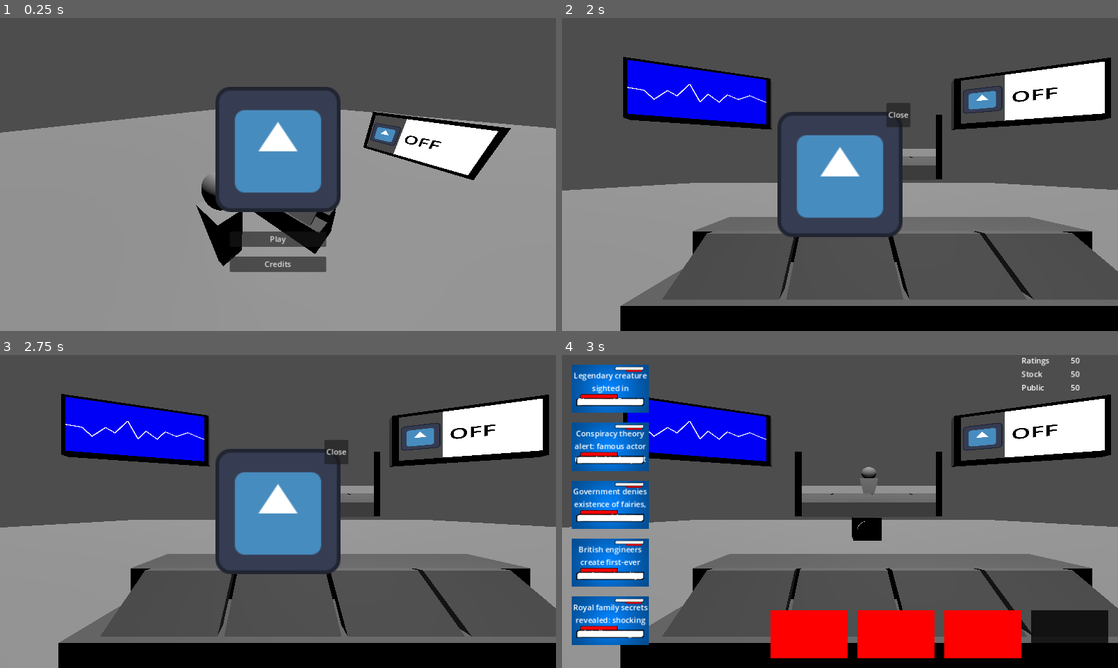
Above: before the commit, frames 1-4 (two rows, left to right).
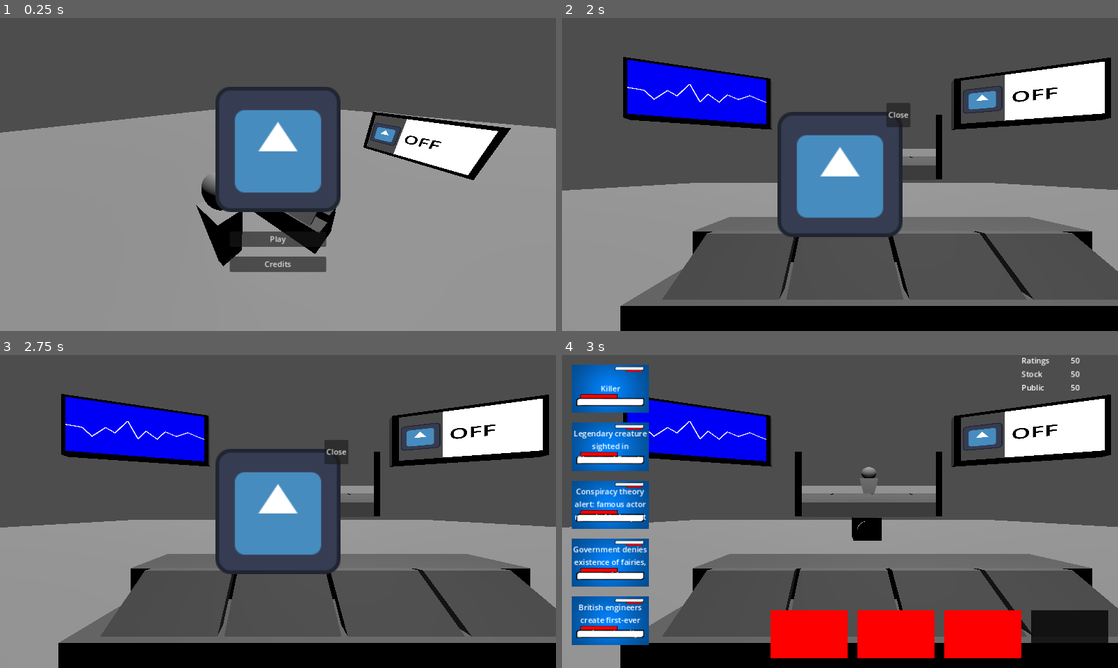
Above: after the commit, the same moments.

Repository: ZeAntwan/LD53
Game: Godot game, scene res://scenes/game.tscn
Same seed, same stepped clock (60 frames per second), same inputs: the game is played once before the commit and once after it. The engine's default icon, where the game draws it, is replaced by a stand-in: a white triangle on a blue panel in a dark square.
Inputs (mouse positions are in pixels of both pictures, inside the frame that each line leads up to):
- Up to frame 1 (0.25 s): no input
- Up to frame 2 (2 s): click "Play" at 0.5 s; move the mouse to (962, 158) at 1.27 s; click (962, 158) at 1.35 s; tap Space (ui_select) at 1.52, 1.55, 1.82 s
- Up to frame 3 (2.75 s): move the mouse to (166, 527) at 2.02 s; tap Space (ui_select) at 2.1, 2.27, 2.57 s; click (166, 527) at 2.3 s
- Up to frame 4 (3 s): tap Enter at 2.75 s; move the mouse to (895, 442) at 2.77 s; click (895, 442) at 2.85 s

Frames 1-3 are identical in both runs. In frame 4, 1.7% of the frame differs, in the area x 2-16%, y 5-91%.

Commit message:
Full game loop

Diff:
--- a/scenes/game.tscn
+++ b/scenes/game.tscn
@@ -1,9 +1,10 @@
-[gd_scene load_steps=6 format=3 uid="uid://cpogeahmvjydj"]
+[gd_scene load_steps=7 format=3 uid="uid://cpogeahmvjydj"]
 
 [ext_resource type="PackedScene" uid="uid://ilvnvx3a6bop" path="res://scenes/ui.tscn" id="1_ihu4b"]
 [ext_resource type="Script" path="res://scripts/game.gd" id="1_kbyar"]
 [ext_resource type="PackedScene" uid="uid://ci36nuskade4y" path="res://scenes/level.tscn" id="1_rfo83"]
 [ext_resource type="PackedScene" uid="uid://bfkuisbnwug2c" path="res://scenes/menu.tscn" id="2_eispj"]
+[ext_resource type="PackedScene" uid="uid://cpbkljjgg8dyt" path="res://scenes/game_over.tscn" id="3_3yo7q"]
 [ext_resource type="PackedScene" uid="uid://qtmpxangy4u" path="res://scenes/tutorial.tscn" id="3_cdsld"]
 
 [node name="Game" type="Node"]
@@ -15,6 +16,9 @@
 visible = false
 
 [node name="MainUi" parent="." instance=ExtResource("1_ihu4b")]
+visible = false
+
+[node name="GameOver" parent="." instance=ExtResource("3_3yo7q")]
 visible = false
 
 [node name="Level" parent="." instance=ExtResource("1_rfo83")]
--- /dev/null
+++ b/scenes/game_over.tscn
@@ -0,0 +1,167 @@
+[gd_scene load_steps=5 format=3 uid="uid://cpbkljjgg8dyt"]
+
+[ext_resource type="Script" path="res://scripts/game_over.gd" id="1_mfb0a"]
+[ext_resource type="Texture2D" uid="uid://fexvrhlf05si" path="res://icon.svg" id="1_t1in2"]
+
+[sub_resource type="Animation" id="Animation_00g2m"]
+resource_name = "gameover_anim"
+length = 5.0
+tracks/0/type = "value"
+tracks/0/imported = false
+tracks/0/enabled = true
+tracks/0/path = NodePath("Breaking:position")
+tracks/0/interp = 1
+tracks/0/loop_wrap = true
+tracks/0/keys = {
+"times": PackedFloat32Array(0, 0.3),
+"transitions": PackedFloat32Array(1, 1),
+"update": 0,
+"values": [Vector2(1737, 324.5), Vector2(578.5, 324.5)]
+}
+tracks/1/type = "value"
+tracks/1/imported = false
+tracks/1/enabled = true
+tracks/1/path = NodePath("Breaking:modulate")
+tracks/1/interp = 1
+tracks/1/loop_wrap = true
+tracks/1/keys = {
+"times": PackedFloat32Array(2, 3),
+"transitions": PackedFloat32Array(1, 1),
+"update": 0,
+"values": [Color(1, 1, 1, 1), Color(1, 1, 1, 0)]
+}
+tracks/2/type = "value"
+tracks/2/imported = false
+tracks/2/enabled = true
+tracks/2/path = NodePath("Control:modulate")
+tracks/2/interp = 1
+tracks/2/loop_wrap = true
+tracks/2/keys = {
+"times": PackedFloat32Array(0, 1, 2),
+"transitions": PackedFloat32Array(1, 1, 1),
+"update": 0,
+"values": [Color(1, 1, 1, 0), Color(1, 1, 1, 0), Color(1, 1, 1, 1)]
+}
+
+[sub_resource type="AnimationLibrary" id="AnimationLibrary_ydx0r"]
+_data = {
+"gameover_anim": SubResource("Animation_00g2m")
+}
+
+[node name="GameOver" type="Node2D"]
+z_index = 10
+script = ExtResource("1_mfb0a")
+
+[node name="ResultTimer" type="Timer" parent="."]
+one_shot = true
+
+[node name="BreakingTimer" type="Timer" parent="."]
+one_shot = true
+
+[node name="Control" type="Control" parent="."]
+modulate = Color(1, 1, 1, 0)
+layout_mode = 3
+anchors_preset = 15
+anchor_right = 1.0
+anchor_bottom = 1.0
+offset_right = 1152.0
+offset_bottom = 648.0
+grow_horizontal = 2
+grow_vertical = 2
+
+[node name="ColorRect" type="ColorRect" parent="Control"]
+layout_mode = 1
+anchors_preset = 2
+anchor_top = 1.0
+anchor_bottom = 1.0
+offset_top = -189.0
+offset_right = 660.0
+offset_bottom = 2.0
+grow_vertical = 0
+color = Color(1, 0, 0, 1)
+
+[node name="VBoxContainer" type="VBoxContainer" parent="Control/ColorRect"]
+layout_mode = 1
+anchors_preset = 15
+anchor_right = 1.0
+anchor_bottom = 1.0
+grow_horizontal = 2
+grow_vertical = 2
+
+[node name="Label" type="Label" parent="Control/ColorRect/VBoxContainer"]
+layout_mode = 2
+theme_override_font_sizes/font_size = 55
+text = "BREAKING NEWS"
+horizontal_alignment = 1
+vertical_alignment = 1
+
+[node name="Label2" type="Label" parent="Control/ColorRect/VBoxContainer"]
+layout_mode = 2
+size_flags_vertical = 6
+theme_override_font_sizes/font_size = 30
+text = "Placholder text"
+horizontal_alignment = 1
+vertical_alignment = 1
+autowrap_mode = 2
+
+[node name="ColorRect2" type="ColorRect" parent="Control"]
+custom_minimum_size = Vector2(500, 660)
+layout_mode = 1
+anchors_preset = 6
+anchor_left = 1.0
+anchor_top = 0.5
+anchor_right = 1.0
+anchor_bottom = 0.5
+grow_horizontal = 0
+grow_vertical = 2
+
+[node name="CenterContainer" type="CenterContainer" parent="Control/ColorRect2"]
+layout_mode = 1
+anchors_preset = 15
+anchor_right = 1.0
+anchor_bottom = 1.0
+grow_horizontal = 2
+grow_vertical = 2
+
+[node name="VBoxContainer" type="VBoxContainer" parent="Control/ColorRect2/CenterContainer"]
+layout_mode = 2
+
+[node name="Label" type="Label" parent="Control/ColorRect2/CenterContainer/VBoxContainer"]
+layout_mode = 2
+theme_override_colors/font_color = Color(0, 0, 0, 1)
+theme_override_font_sizes/font_size = 70
+text = "Score"
+horizontal_alignment = 1
+vertical_alignment = 1
+
+[node name="Label2" type="Label" parent="Control/ColorRect2/CenterContainer/VBoxContainer"]
+layout_mode = 2
+theme_override_colors/font_color = Color(0, 0, 0, 1)
+theme_override_font_sizes/font_size = 60
+text = "00000
+"
+horizontal_alignment = 1
+vertical_alignment = 1
+
+[node name="MarginContainer" type="MarginContainer" parent="Control/ColorRect2/CenterContainer/VBoxContainer"]
+layout_mode = 2
+theme_override_constants/margin_left = 30
+theme_override_constants/margin_top = 50
+theme_override_constants/margin_right = 30
+
+[node name="Button" type="Button" parent="Control/ColorRect2/CenterContainer/VBoxContainer/MarginContainer"]
+layout_mode = 2
+text = "Play again"
+
+[node name="Breaking" type="Sprite2D" parent="."]
+position = Vector2(1737, 324.5)
+scale = Vector2(8.99219, 5.07031)
+texture = ExtResource("1_t1in2")
+
+[node name="AnimationPlayer" type="AnimationPlayer" parent="."]
+libraries = {
+"": SubResource("AnimationLibrary_ydx0r")
+}
+
+[connection signal="visibility_changed" from="." to="." method="_on_visibility_changed"]
+[connection signal="pressed" from="Control/ColorRect2/CenterContainer/VBoxContainer/MarginContainer/Button" to="." method="_on_button_pressed"]
--- a/scenes/ui.tscn
+++ b/scenes/ui.tscn
@@ -1,10 +1,20 @@
-[gd_scene load_steps=6 format=3 uid="uid://ilvnvx3a6bop"]
+[gd_scene load_steps=9 format=3 uid="uid://ilvnvx3a6bop"]
 
 [ext_resource type="PackedScene" uid="uid://h1um88c2nc4y" path="res://scenes/ui/drop_zone.tscn" id="1_mi2bh"]
 [ext_resource type="Script" path="res://scripts/ui/NewsBar.gd" id="1_uop3o"]
+[ext_resource type="PackedScene" uid="uid://b5ktcs0j2auak" path="res://scenes/ui/news_item.tscn" id="2_lpb1i"]
 [ext_resource type="PackedScene" uid="uid://cj6qhtyh283tu" path="res://scenes/ui/live_zone.tscn" id="3_ghk45"]
+[ext_resource type="Script" path="res://scripts/ressources/Headline.gd" id="3_kb88l"]
 [ext_resource type="Script" path="res://scripts/ui/LiveBar.gd" id="5_3qfj8"]
 [ext_resource type="Script" path="res://scripts/debug/DebugUI.gd" id="6_kqe5e"]
+
+[sub_resource type="Resource" id="Resource_ay8bk"]
+script = ExtResource("3_kb88l")
+text = "Killer"
+stat_rating = -50.0
+stat_stock = 0.0
+stat_public = 0.0
+timer = 3.0
 
 [node name="MainUi" type="Control"]
 layout_mode = 3
@@ -40,6 +50,10 @@
 
 [node name="DropZone_1" parent="NewsBar/MarginContainer/VBoxContainer" groups=["drop_zone"] instance=ExtResource("1_mi2bh")]
 layout_mode = 2
+
+[node name="NewsItem" parent="NewsBar/MarginContainer/VBoxContainer/DropZone_1" instance=ExtResource("2_lpb1i")]
+layout_mode = 2
+headline = SubResource("Resource_ay8bk")
 
 [node name="DropZone_2" parent="NewsBar/MarginContainer/VBoxContainer" groups=["drop_zone"] instance=ExtResource("1_mi2bh")]
 layout_mode = 2
--- a/scenes/ui/news_item.tscn
+++ b/scenes/ui/news_item.tscn
@@ -8,7 +8,7 @@
 
 [node name="NewsItem" type="Control"]
 z_index = 1
-custom_minimum_size = Vector2(150, 100)
+custom_minimum_size = Vector2(160, 100)
 layout_mode = 3
 anchors_preset = 0
 offset_right = 160.0
--- a/scripts/Events.gd
+++ b/scripts/Events.gd
@@ -4,7 +4,10 @@
 signal news_ended
 signal stat_updated
 
+signal gameover
+
 signal pressed_play
+signal pressed_restart
 signal pressed_credits
 
 signal gameready
--- a/scripts/Manager.gd
+++ b/scripts/Manager.gd
@@ -31,9 +31,9 @@
 	score_stock = clampf(score_stock,0,100)
 	score_public = clampf(score_public,0,100)
 
-	if score_rating <= 0 \
-		or score_stock <= 0 \
-		or score_public <= 0:
-			state = GameState.GAMEOVER
+	if score_rating < 1 \
+		or score_stock < 1 \
+		or score_public < 1:
+			Events.gameover.emit()
 
 	pass
--- a/scripts/game.gd
+++ b/scripts/game.gd
@@ -3,6 +3,7 @@
 @onready var mainMenu = $Menu
 @onready var tutoMenu = $Tutorial
 @onready var gameUI = $MainUi
+@onready var gameOverUI = $GameOver
 
 @onready var mainCamera: Node3D = $MainCamera
 @onready var menuCamera: Node3D = $MenuCamera
@@ -14,7 +15,9 @@
 func _ready():
 	gameCamera.global_transform = menuCamera.global_transform
 	Events.pressed_play.connect(start_game)
+	Events.pressed_restart.connect(restart_game)
 	Events.gameready.connect(ready_game)
+	Events.gameover.connect(game_over)
 	pass # Replace with function body.
 
 
@@ -26,15 +29,25 @@
 
 func start_game(restart: bool = false):
 	mainMenu.visible = false
+	Manager.reset_score()
 	if restart:
-		Manager.state = Manager.GameState.READY
+		ready_game()
 	else:
 		Manager.state = Manager.GameState.TUTORIAL
 		targetCamera = mainCamera
 		tutoMenu.visible = true
 		pass
 
+func restart_game():
+	start_game(true)
+	gameUI.get_node("NewsBar").fill_news(true)
+
 func ready_game():
+		gameOverUI.visible = false
 		Manager.state = Manager.GameState.READY
 		gameUI.visible = true
-		Manager.reset_score()
+
+func game_over():
+		gameUI.visible = false
+		Manager.state = Manager.GameState.GAMEOVER
+		gameOverUI.visible = true
--- /dev/null
+++ b/scripts/game_over.gd
@@ -0,0 +1,24 @@
+extends Node2D
+
+@onready var animPlayer: AnimationPlayer = $AnimationPlayer
+
+# Called when the node enters the scene tree for the first time.
+func _ready():
+	pass # Replace with function body.
+
+
+# Called every frame. 'delta' is the elapsed time since the previous frame.
+func _process(delta):
+	pass
+
+func _on_visibility_changed():
+	if visible:
+		animPlayer.play("gameover_anim")
+	else:
+		pass
+	pass # Replace with function body.
+
+
+func _on_button_pressed():
+	Events.emit_signal("pressed_restart")
+	pass # Replace with function body.
--- a/scripts/ui/NewsBar.gd
+++ b/scripts/ui/NewsBar.gd
@@ -57,7 +57,13 @@
 		return false
 	pass
 
-func fill_news():
+func fill_news(clear: bool = false):
+	if clear:
+		for node in containers:
+			if node.newsItem != null:
+				node.newsItem.queue_free()
+				node.newsItem = null
+
 	while add_news(headlineArray.pick_random()):
 		pass
 
